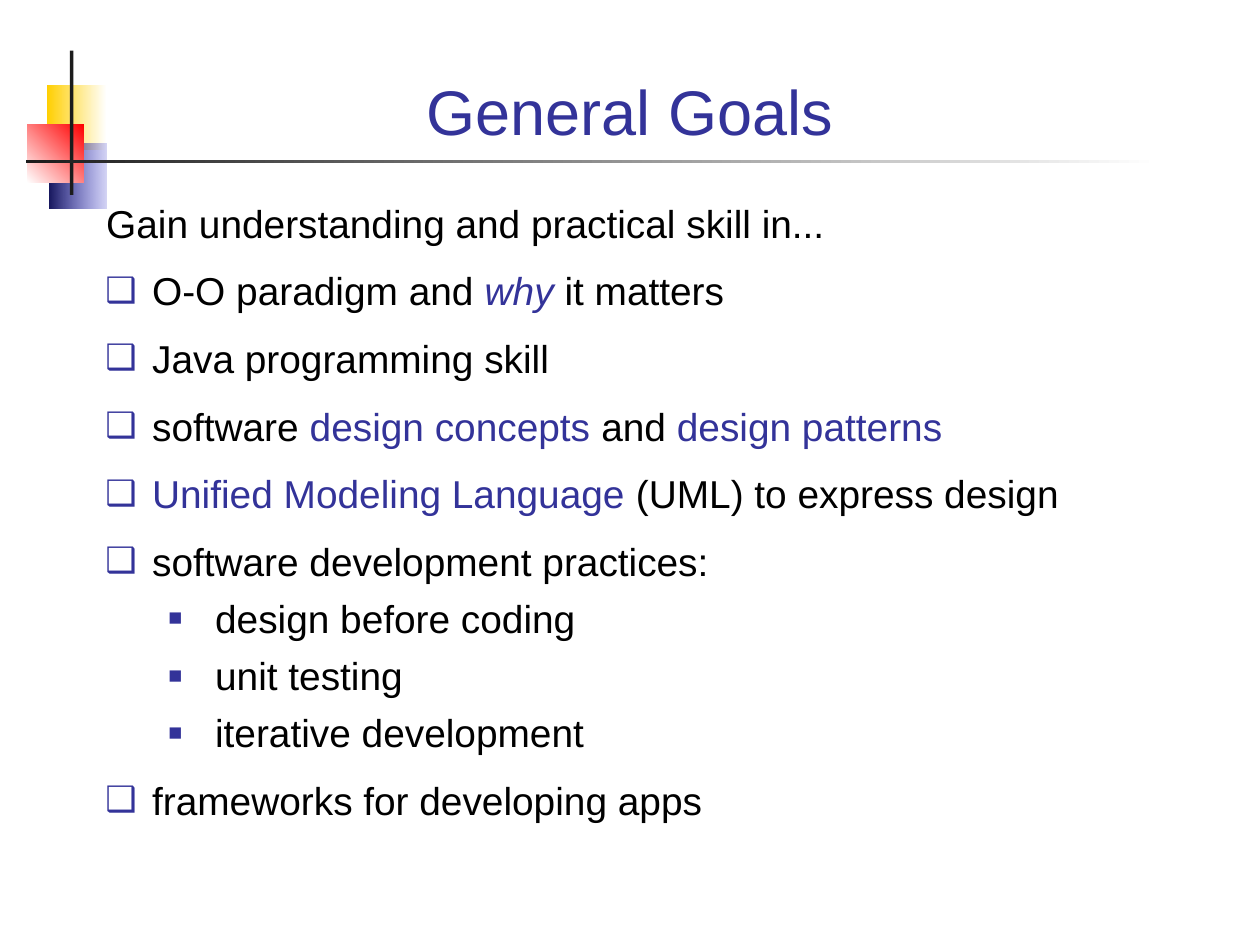
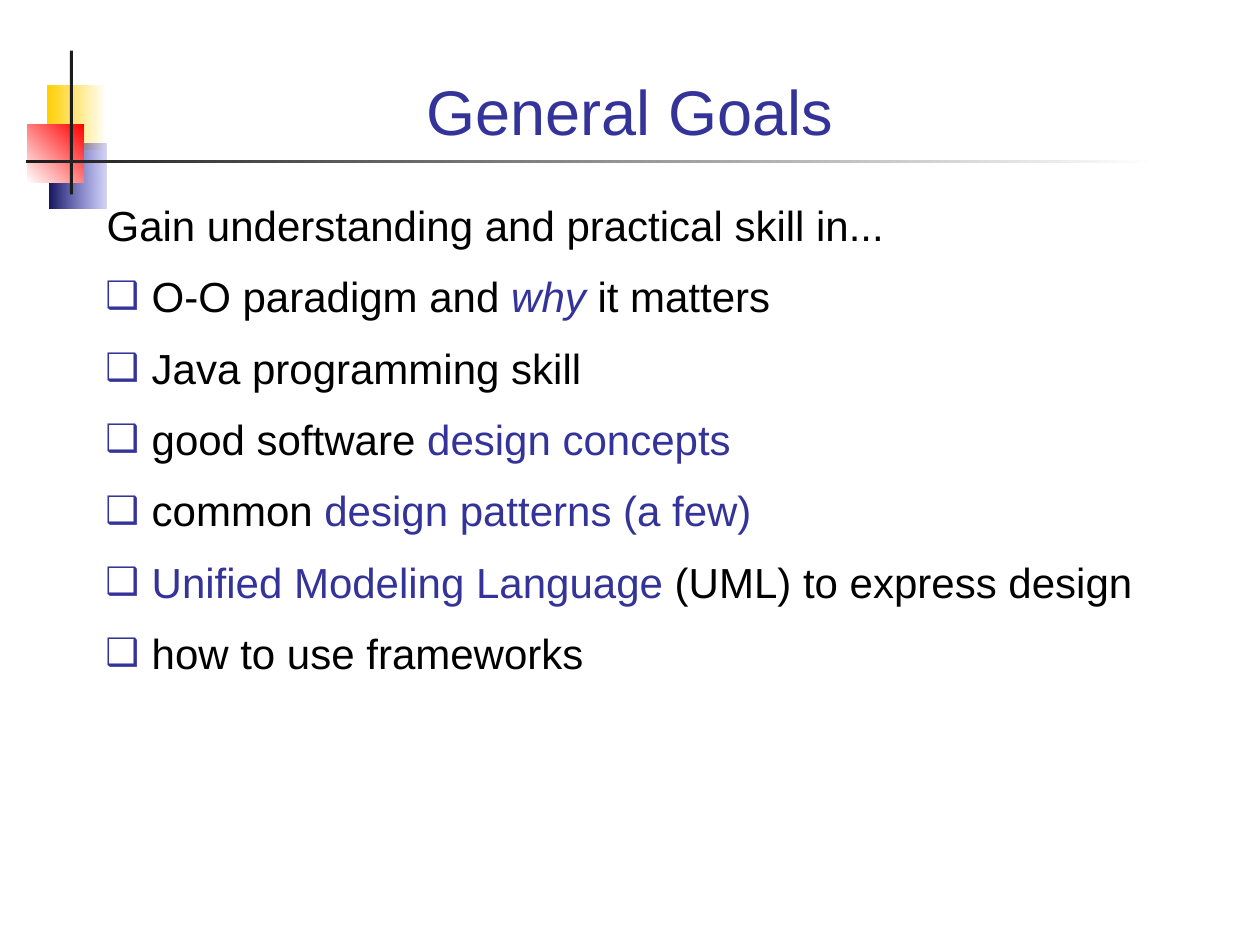
Before and after one commit to skeoop/skeoop.github.io, a slide deck: slide 6 of week1/0-Introduction-to-Course.ppt (slide 5 before the commit). Drawn at 1260x945 pixels with LibreOffice and Linux fonts; fonts in the diff are those of the drawing. Boxes give left, top, right and bottom in pixels: in the first picture for what was removed or moved away, otherwise in the second. Text is boxed around its words. In the diff, an @@ line names an element or a change of style, - is before the commit and + after.

Commit message:
minor updates to patterns

```diff
--- a/week1/0-Introduction-to-Course.ppt
+++ b/week1/0-Introduction-to-Course.ppt
@@ text at (107,210,1132,606): size 22.2 to 24 pt in "Gain understanding and practical skill in...", "O-O paradigm and why it matters", "Java programming skill", "Unified Modeling Language (UML) to express design" @@
@@ text at (152,424,751,535): text changed; size 22.2 to 24 pt @@
-❑ software design concepts and design patterns
+❑ good software design concepts
+❑ common design patterns (a few)
@@ text at (152,638,583,670): text changed; size 22.2 to 24 pt @@
-❑ software development practices:
-  ■ design before coding
-  ■ unit testing
-  ■ iterative development
-❑ frameworks for developing apps
+❑ how to use frameworks
```
Also in this commit, not shown: 7 other slides changed, 3 slides added, 2 slides removed, 10 other files.
